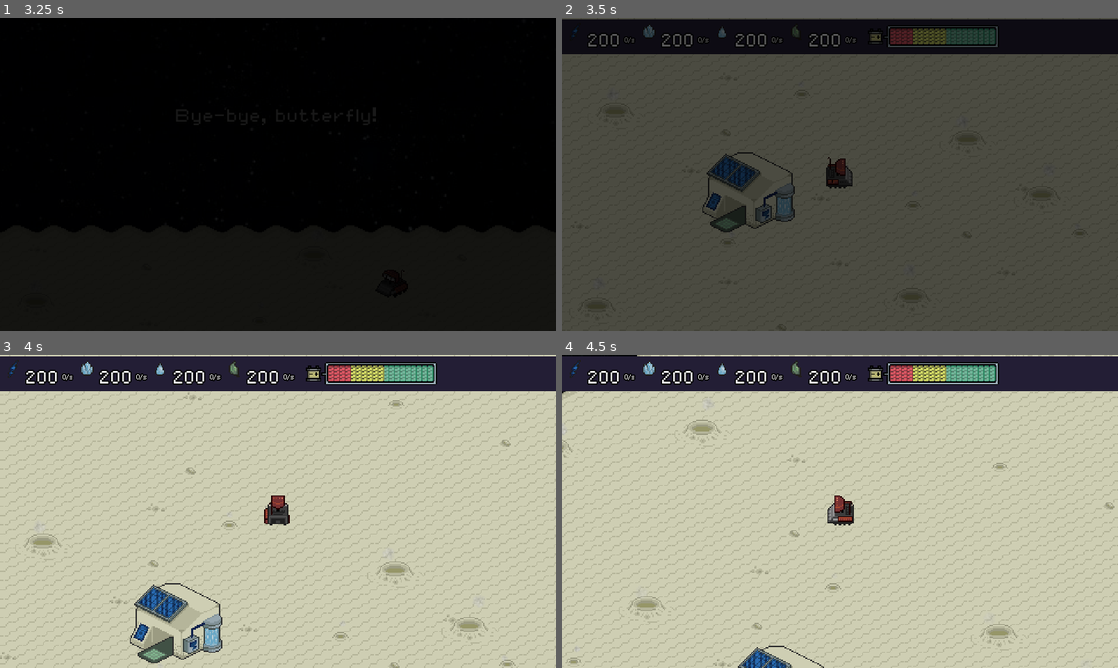
Above: before the commit, frames 1-4 (two rows, left to right).
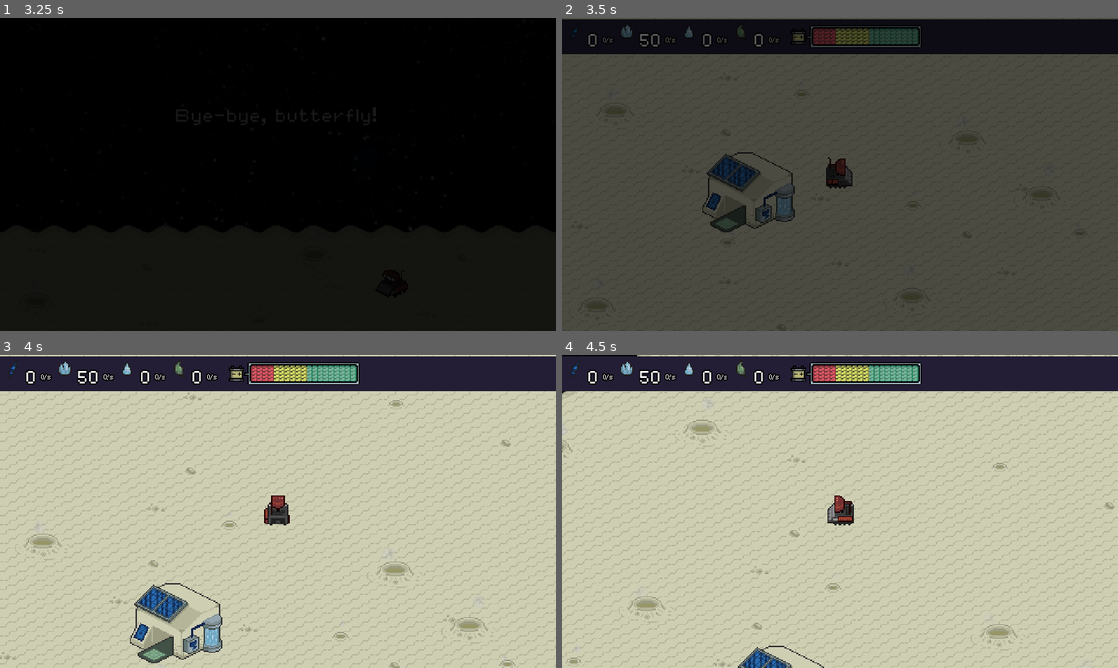
Above: after the commit, the same moments.

Repository: agustinoli/GodotWildJam48
Game: Godot game, scene res://MainMenu/MainMenu.tscn
Two runs of this game, one before a commit and one after it. Both use one fixed random seed, a clock stepped at 60 frames per second and the inputs below. Sound files missing from this copy of the repository are replaced by a short silence.
Inputs (mouse positions are in pixels of both pictures, inside the frame that each line leads up to):
- Up to frame 1 (3.25 s): click "New game" at 0.5 s; tap Enter at 1.25 s; move the mouse to (400, 158) at 1.27 s; hold D (Right) 1.28-2.03 s; tap 4 (BuildFoodMachine) at 1.35 s; tap P (Jump) at 1.52, 2.27 s; click (400, 158) at 2 s; move the mouse to (166, 190) at 2.02 s; hold S (Down) 2.03-2.78 s; tap 2 (BuildMineralMachine) at 2.1 s; click (166, 190) at 2.75 s; move the mouse to (333, 105) at 2.77 s; hold D (Right) from 2.78 s (still down); tap 1 (BuildPowerMachine) at 2.85 s
- Up to frame 2 (3.5 s): keep holding D (Right)
- Up to frame 3 (4 s): move the mouse to (250, 574) at 3.52 s; release D (Right) at 3.53 s; hold W (Up) from 3.53 s (still down); tap 3 (BuildWaterMachine) at 3.6 s; tap P (Jump) at 3.77 s
- Up to frame 4 (4.5 s): move the mouse to (1006, 558) at 4.27 s; release W (Up) at 4.28 s; hold A (Left) from 4.28 s (still down); tap E (FinishBuild) at 4.35 s

Frame 1 is identical in both runs. In frame 2, 2.4% of the frame differs, in the area x 4-79%, y 2-10%; in frame 3, 3.7%, in the area x 4-79%, y 1-10%; in frame 4, 3.7%.

Commit message:
Release resources parametrized

Diff:
--- a/Game/GameController.gd
+++ b/Game/GameController.gd
@@ -8,10 +8,10 @@
 const FOOD_MACHINE    = 3
 
 #                                      P  M    W  F
-const INITIAL_RESOURCES            = [ 200, 200, 200, 200, 0 ]
+const INITIAL_RESOURCES            = [ 0, 50, 0, 0, 0 ]
 const INITIAL_RESOURCES_DELTA      = [ 0, 0,   0, 0, 0 ]
 
-const INITIAL_MAX_RESOURCES        = [ 200, 200, 200 ,200, 5 ]
+const INITIAL_MAX_RESOURCES        = [ 200, 200, 200 ,200, 15 ]
 const RESOURCES_MIN                = [ -1, 0, 0 ,0, 0 ]
 
 const POWER_MACHINE_STATIC_COST    = [ 0, 30, 0, 0, 0 ]
@@ -32,7 +32,7 @@
 const FOOD_MACHINE_DYNAMIC_GAIN = [ 0, 0, 0, 1, 0 ]
 const FOOD_MACHINE_STATIC_GAIN  = [ 0, 0, 0, 0, 3 ]
 
-const INITIAL_POWER = 40
+const INITIAL_POWER = 100
 
 var resources_max
 var resources
@@ -71,7 +71,7 @@
 		player_power -= cant
 		Hud.set_battery(player_power)
 
-		if player_power < 10:
+		if player_power < 0:
 			finished = true
 			timer.set_wait_time(5)
 			timer.stop()
